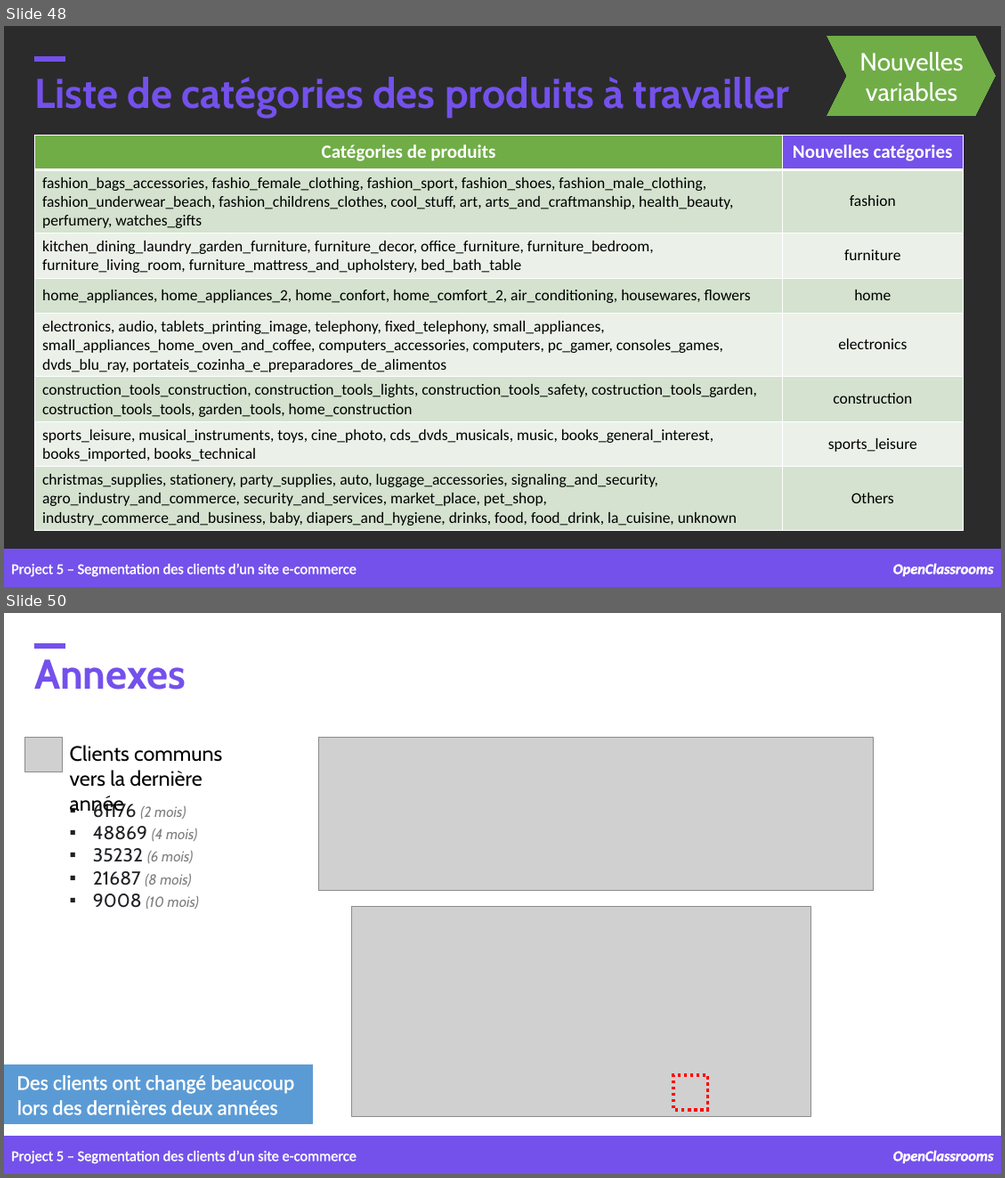
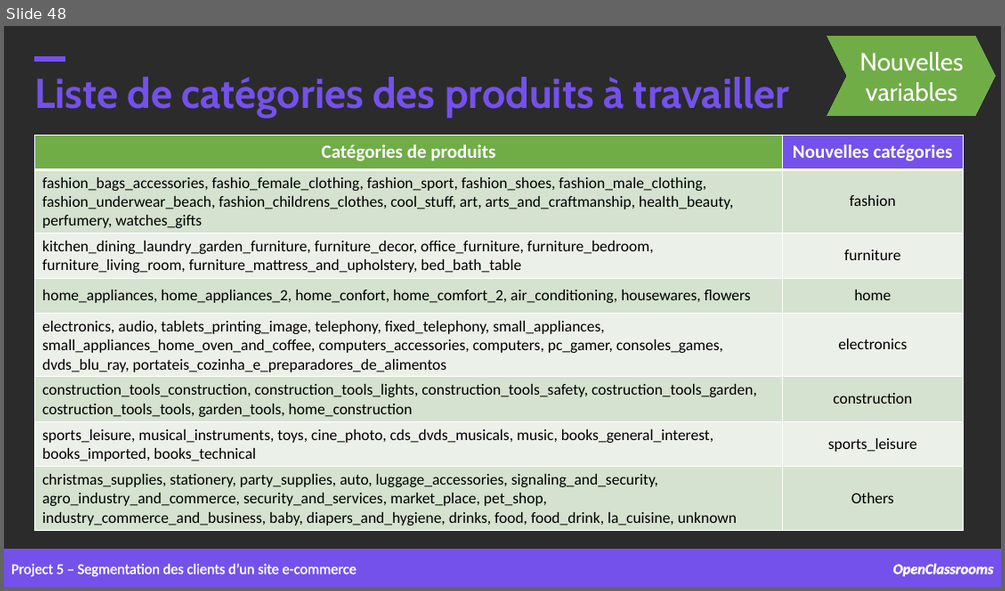
Before and after one commit to samirhinojosa/OC-P5-segment-customers-of-website, a slide deck: supports/P5_presentation v4.pptx. Shown one above the other, each under a label of ours: slides 48 and 50 before the commit, slide 48 after it; the slides between them are not shown. The pictures are 1005x1178 and 1005x591 pixels, drawn with LibreOffice and Linux fonts; fonts in the diff are those of the drawing; grey boxes stand for pictures; background and template pictures are left out; a plain dark background stands for a picture behind light text. Boxes give left, top, right and bottom in pixels: in the first picture for what was removed or moved away, otherwise in the second. Text is boxed around its words. In the diff, an @@ line names an element or a change of style, - is before the commit and + after.

Commit message:
updating presentation

```diff
--- a/supports/P5_presentation v4.pptx
+++ b/supports/P5_presentation v4.pptx
@@ slide 50 removed at (4, 613, 1001, 1174), background picture (left out) @@
@@ rectangle removed at (34, 643, 65, 648) @@
@@ text removed at (34, 659, 186, 690) @@
-Annexes
@@ picture removed at (25, 737, 63, 772) @@
@@ text removed at (70, 745, 222, 816) @@
-Clients communs vers la dernière année
@@ picture removed at (318, 737, 874, 891) @@
@@ text removed at (93, 801, 199, 908) @@
-▪ 61176 (2 mois)
-▪ 48869 (4 mois)
-▪ 35232 (6 mois)
-▪ 21687 (8 mois)
-▪ 9008 (10 mois)
@@ picture removed at (352, 907, 811, 1117) @@
@@ rectangle removed at (4, 1065, 313, 1123) @@
@@ text removed at (17, 1075, 294, 1115) @@
-Des clients ont changé beaucoup lors des dernières deux années
@@ rectangle removed at (673, 1075, 708, 1110) @@
@@ rectangle removed at (4, 1136, 1001, 1174) @@
@@ text removed at (11, 1151, 356, 1164) @@
-Project 5 – Segmentation des clients d’un site e-commerce
@@ text removed at (893, 1150, 994, 1163) @@
-OpenClassrooms
```
Also in this commit, not shown: 1 slide changed, 3 other slides removed.
